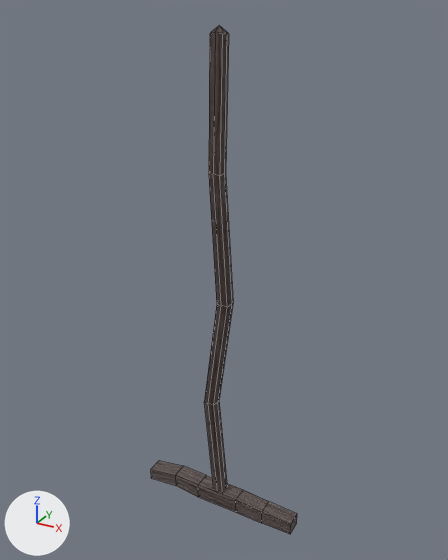
Before and after pictures for a commit that changed the FBX model Assets/Models/Decoration/Mop + bucket/mop.fbx.
Before and after are seen from a 50 mm lens placed at (0.956, -1.711, 1.856), pointed at (-0.002, 0.032, 0.985). The lights are fixed; the arrows at lower left show +X, +Y and +Z. The picture after the commit comes second. Mesh edges are drawn as thin lines. Where no turn or scale is listed for an object, it has been applied to the vertices.

Before the edit, the objects in view are built like this:
```python
me_cube_001 = bpy.data.meshes.new('Cube.001')
me_cube_001.from_pydata(...)  # 65 vertices, 58 faces; spans x -0.32..0.32, y -0.06..0.06, z -0.81..0.98
me_cube_001.materials.append(mat_material)
ob_швабра = bpy.data.objects.new('швабра', me_cube_001)
ob_швабра.location = (0.0, 0.0, 0.829)
```
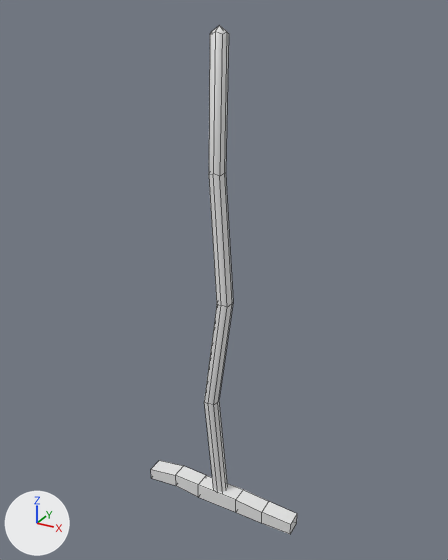
Changed parts and their boxes [x1, y1, x2, y2] in the pictures (448 x 560 px):
'швабра', recoloured: [151, 25, 297, 534] in both

Diff of the bpy script that builds the scene:
```diff
--- a/Assets/Models/Decoration/Mop + bucket/mop.fbx.py
+++ b/Assets/Models/Decoration/Mop + bucket/mop.fbx.py
@@ me_cube_001 @@
 me_cube_001.from_pydata(...)  # 65 vertices, 58 faces; spans x -0.32..0.32, y -0.06..0.06, z -0.81..0.98
-me_cube_001.materials.append(mat_material)
```
